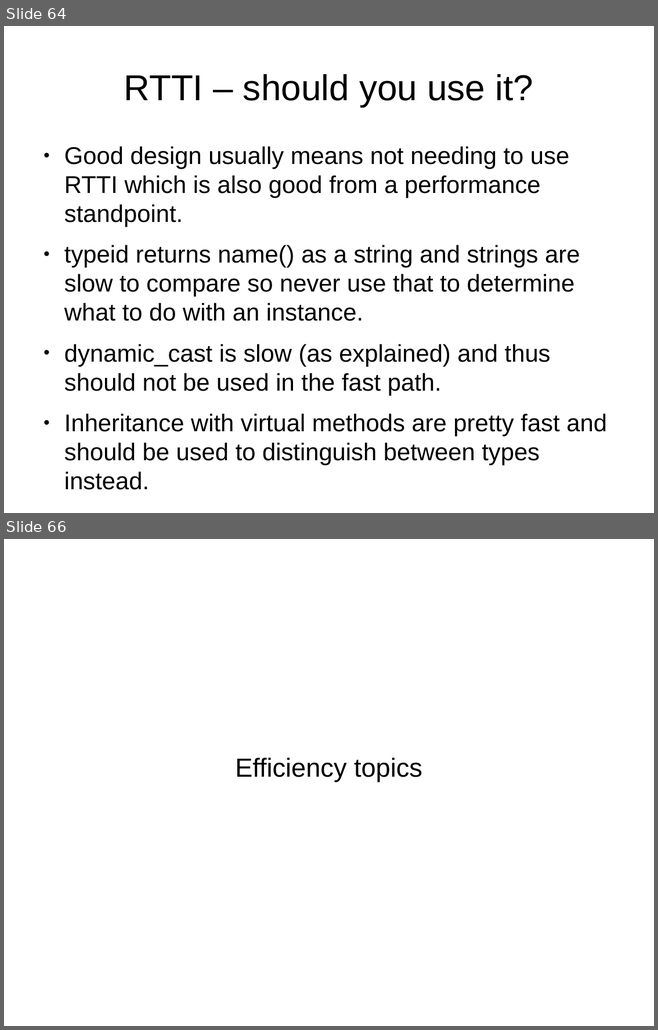
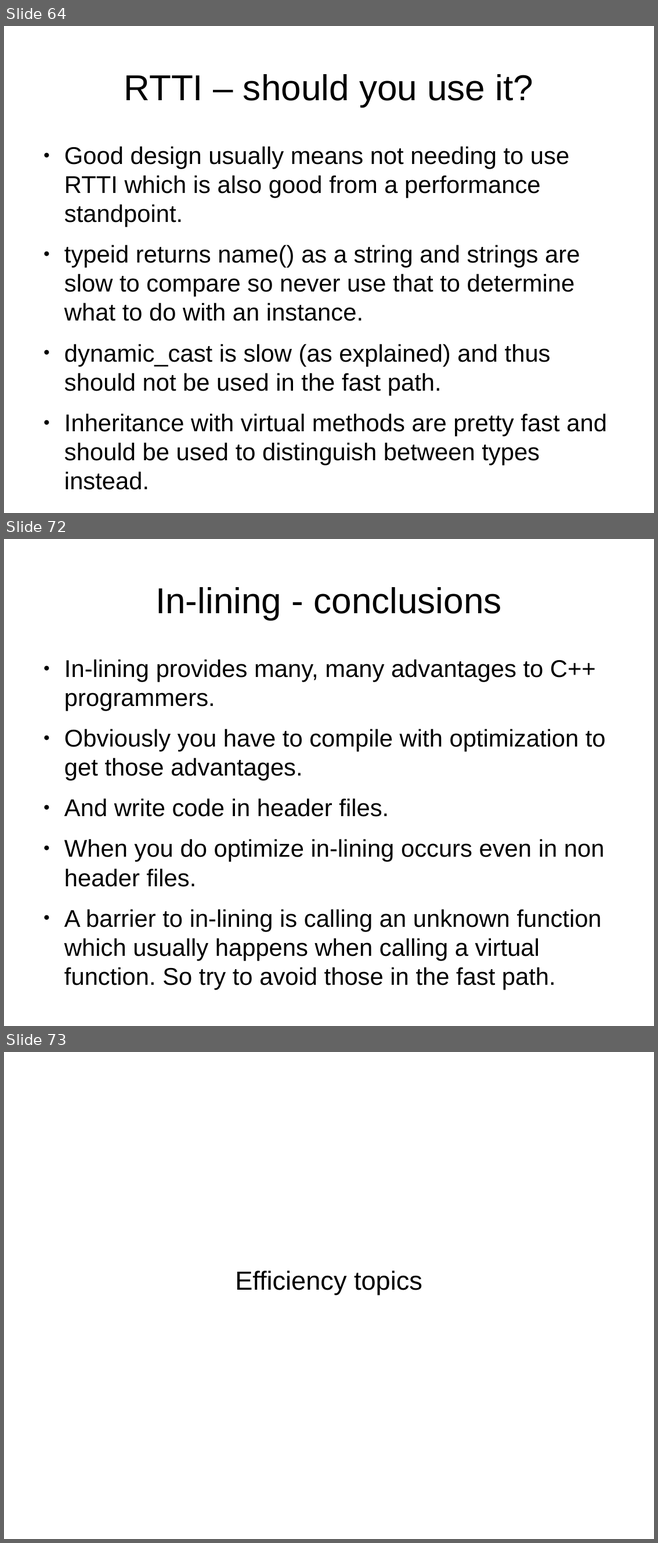
Before and after one commit to veltzer/demos-linux, a slide deck: multi_core/effective_cplusplus.odp. Shown one above the other, each under a label of ours: slides 64 and 66 before the commit, slides 64, 72 and 73 after it; the slides between them are not shown. The pictures are 658x1030 and 658x1543 pixels, drawn with LibreOffice and Linux fonts; fonts in the diff are those of the drawing. Boxes give left, top, right and bottom in pixels: in the first picture for what was removed or moved away, otherwise in the second. Text is boxed around its words. In the diff, an @@ line names an element or a change of style, - is before the commit and + after.

```diff
--- a/multi_core/effective_cplusplus.odp
+++ b/multi_core/effective_cplusplus.odp
@@ slide 72 added at bbox=[4, 539, 654, 1026], background #FFFFFF @@
@@ title added at bbox=[155, 587, 502, 620], 44 pt, text #000000 @@
+In-lining - conclusions
@@ text added at bbox=[64, 659, 605, 986], 29.6 pt, text #000000 @@
+● In-lining provides many, many advantages to C++ programmers.
+● Obviously you have to compile with optimization to get those advantages.
+● And write code in header files.
+● When you do optimize in-lining occurs even in non header files.
+● A barrier to in-lining is calling an unknown function which usually happens when calling a virtual function. So try to avoid those in the fast path.
@@ what was slide 66 is now slide 73 @@
```
Also in this commit, not shown: 2 slides changed, 6 other slides added, 3 other files.
